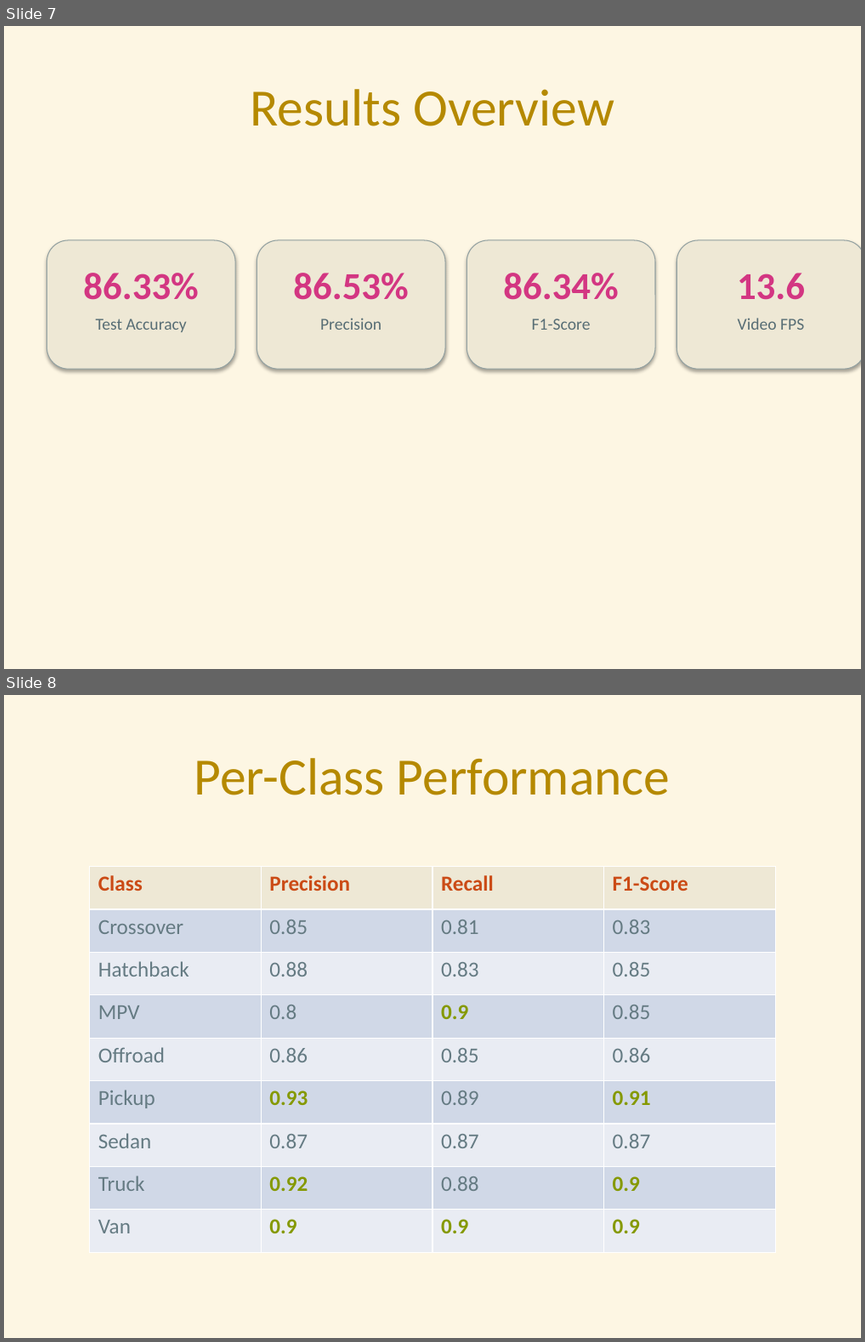
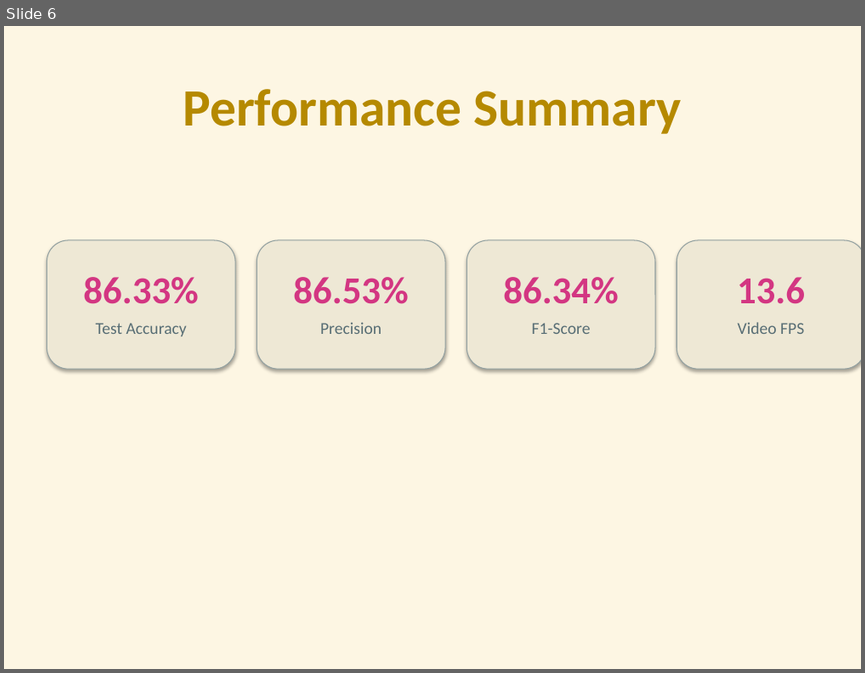
Before and after one commit to HyzenTech/car-retrieval-system, a slide deck: presentation.pptx. Shown one above the other, each under a label of ours: slides 7 and 8 before the commit, slide 6 after it. The pictures are 865x1342 and 865x673 pixels, drawn with LibreOffice and Linux fonts; fonts in the diff are those of the drawing. Boxes give left, top, right and bottom in pixels: in the first picture for what was removed or moved away, otherwise in the second. Text is boxed around its words. In the diff, an @@ line names an element or a change of style, - is before the commit and + after.

```diff
--- a/presentation.pptx
+++ b/presentation.pptx
@@ slide 8 removed at [4,695,861,1338], background #FDF6E3 @@
@@ title removed at [194,758,670,795] @@
-Per-Class Performance
@@ table removed at [90,867,775,1252], 9 rows, 4 columns @@
-Class | Precision | Recall | F1-Score
-Crossover | 0.85 | 0.81 | 0.83
-Hatchback | 0.88 | 0.83 | 0.85
-MPV | 0.8 | 0.9 | 0.85
-Offroad | 0.86 | 0.85 | 0.86
-Pickup | 0.93 | 0.89 | 0.91
-Sedan | 0.87 | 0.87 | 0.87
-Truck | 0.92 | 0.88 | 0.9
-Van | 0.9 | 0.9 | 0.9
@@ what was slide 7 is now slide 6 @@
@@ slide 6 changed as well @@
@@ title at [182,89,681,134]: text changed; bold on @@
-Results Overview
+Performance Summary
@@ 8 texts: place and size @@
-8 texts at [83,272,805,332]
+8 texts at [83,277,805,336]
```
Also in this commit, not shown: 6 other slides changed, 3 slides added, 3 other slides removed, 1 other file.
